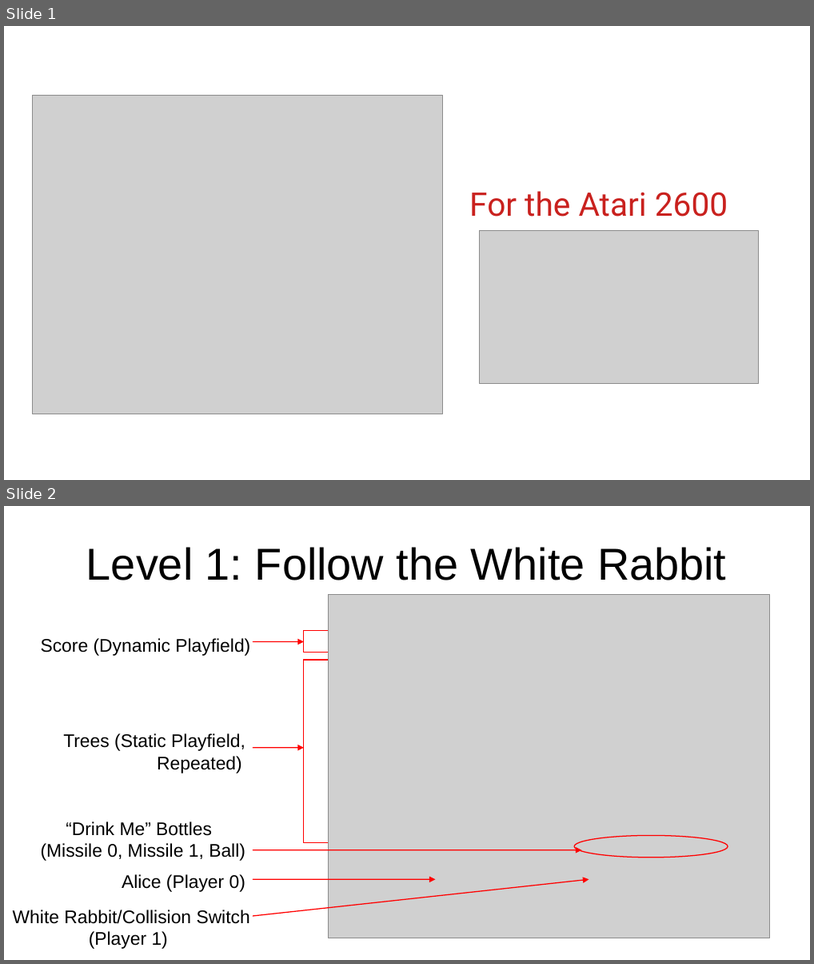
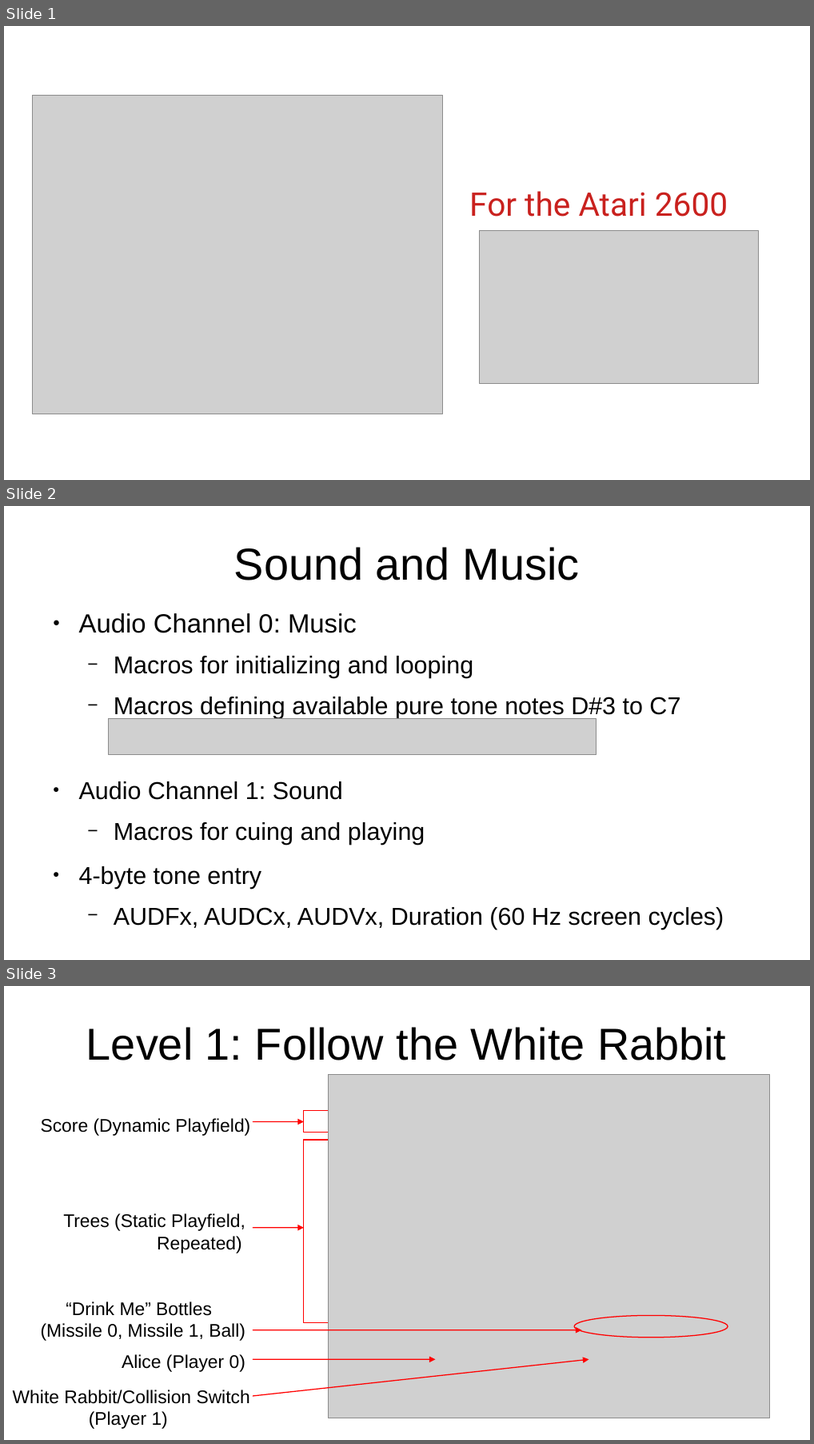
Before and after one commit to SlithyMatt/vcs-alice, a slide deck: alice_design.odp. Shown one above the other, each under a label of ours: slides 1 and 2 before the commit, slides 1, 2 and 3 after it. The pictures are 814x964 and 814x1444 pixels, drawn with LibreOffice and Linux fonts; fonts in the diff are those of the drawing; grey boxes stand for pictures. Boxes give left, top, right and bottom in pixels: in the first picture for what was removed or moved away, otherwise in the second. Text is boxed around its words. In the diff, an @@ line names an element or a change of style, - is before the commit and + after.

```diff
--- a/alice_design.odp
+++ b/alice_design.odp
@@ slide 2 added at [4, 506, 810, 960], background #FFFFFF @@
@@ title added at [234, 547, 579, 580], 44 pt, text #000000 @@
+Sound and Music
@@ text added at [79, 613, 725, 929], 24.1 pt, text #000000 @@
+● Audio Channel 0: Music
+  − Macros for initializing and looping
+  − Macros defining available pure tone notes D#3 to C7
+● Audio Channel 1: Sound
+  − Macros for cuing and playing
+● 4-byte tone entry
+  − AUDFx, AUDCx, AUDVx, Duration (60 Hz screen cycles)
@@ picture added at [109, 718, 597, 755] @@
@@ what was slide 2 is now slide 3 @@
```
Also in this commit, not shown: 2 other files.
